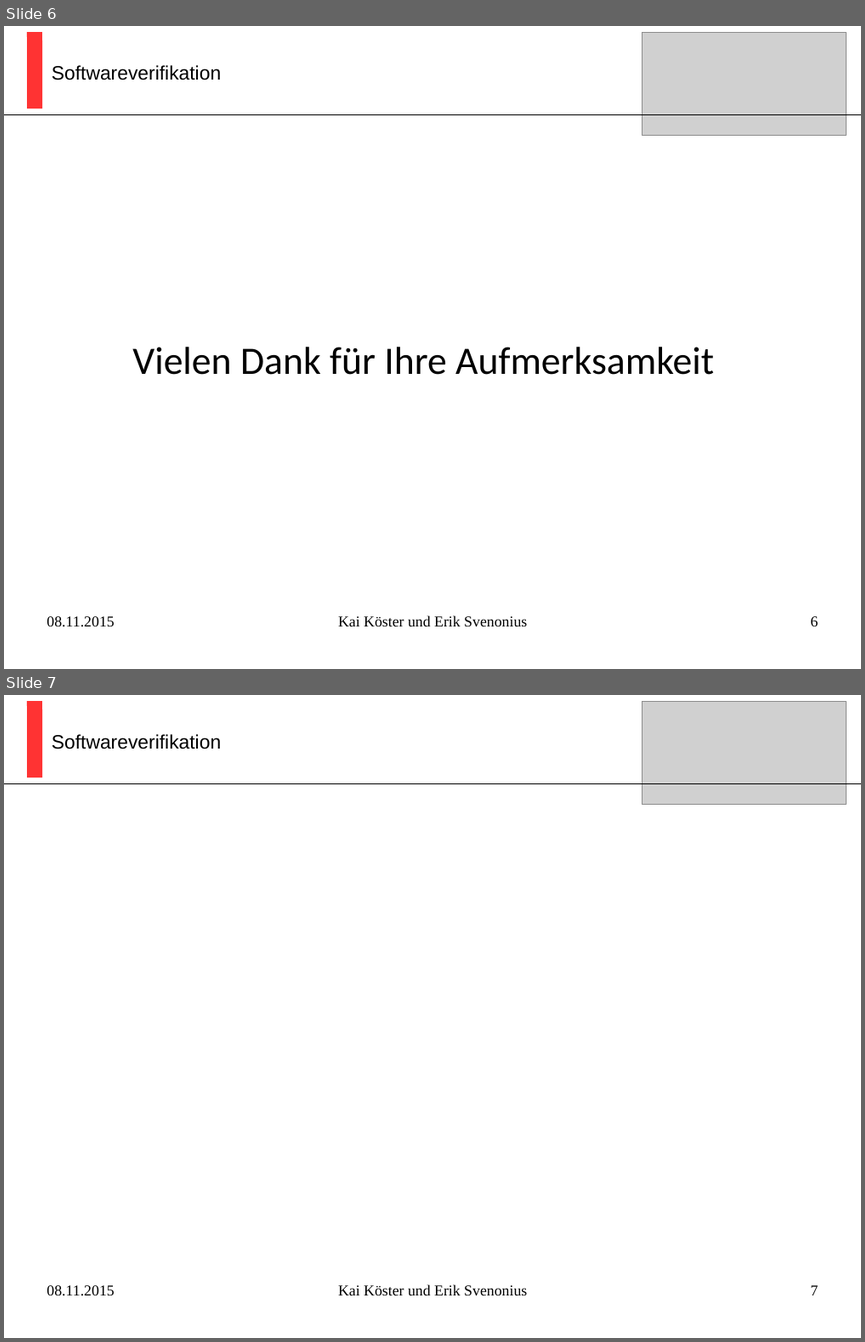
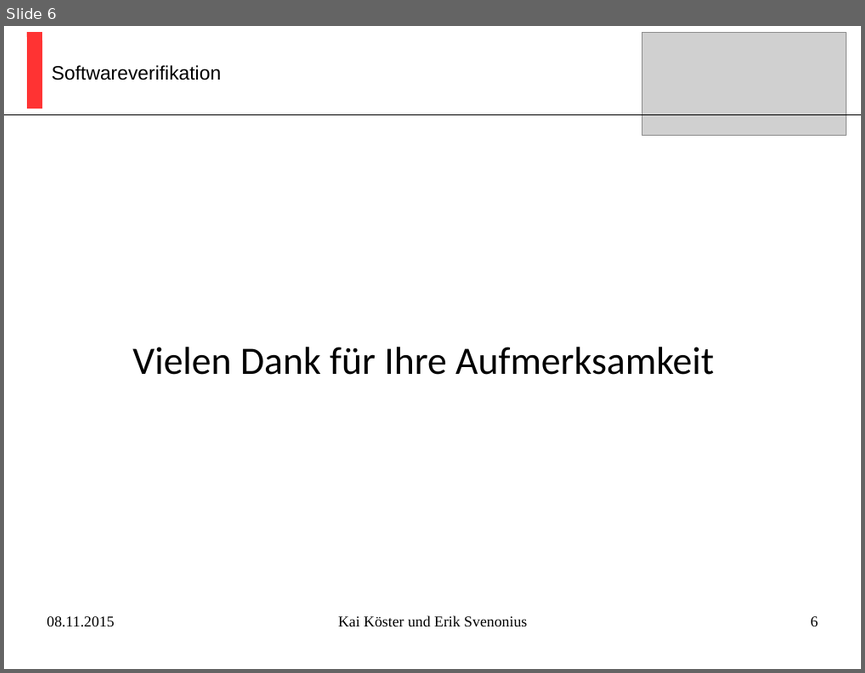
Before and after one commit to kaistefan/dafny, a slide deck: Ausarbeitung/Präsentation.pptx. Shown one above the other, each under a label of ours: slides 6 and 7 before the commit, slide 6 after it. The pictures are 865x1342 and 865x673 pixels, drawn with LibreOffice and Linux fonts; fonts in the diff are those of the drawing; grey boxes stand for pictures. Boxes give left, top, right and bottom in pixels: in the first picture for what was removed or moved away, otherwise in the second. Text is boxed around its words. In the diff, an @@ line names an element or a change of style, - is before the commit and + after.

```diff
--- a/Ausarbeitung/Präsentation.pptx
+++ b/Ausarbeitung/Präsentation.pptx
@@ slide 7 removed at bbox=[4, 695, 861, 1338], background #FFFFFF @@
@@ line removed from (35, 701) to (35, 777) @@
@@ picture removed at bbox=[642, 701, 846, 805] @@
@@ text removed at bbox=[52, 734, 221, 749] @@
-Softwareverifikation
@@ line removed from (4, 783) to (861, 783) @@
@@ text removed at bbox=[46, 1285, 114, 1295] @@
-08.11.2015
@@ text removed at bbox=[338, 1284, 527, 1295] @@
-Kai Köster und Erik Svenonius
@@ page number removed at bbox=[811, 1285, 818, 1295] @@
-7
```
Also in this commit, not shown: 1 slide changed.
